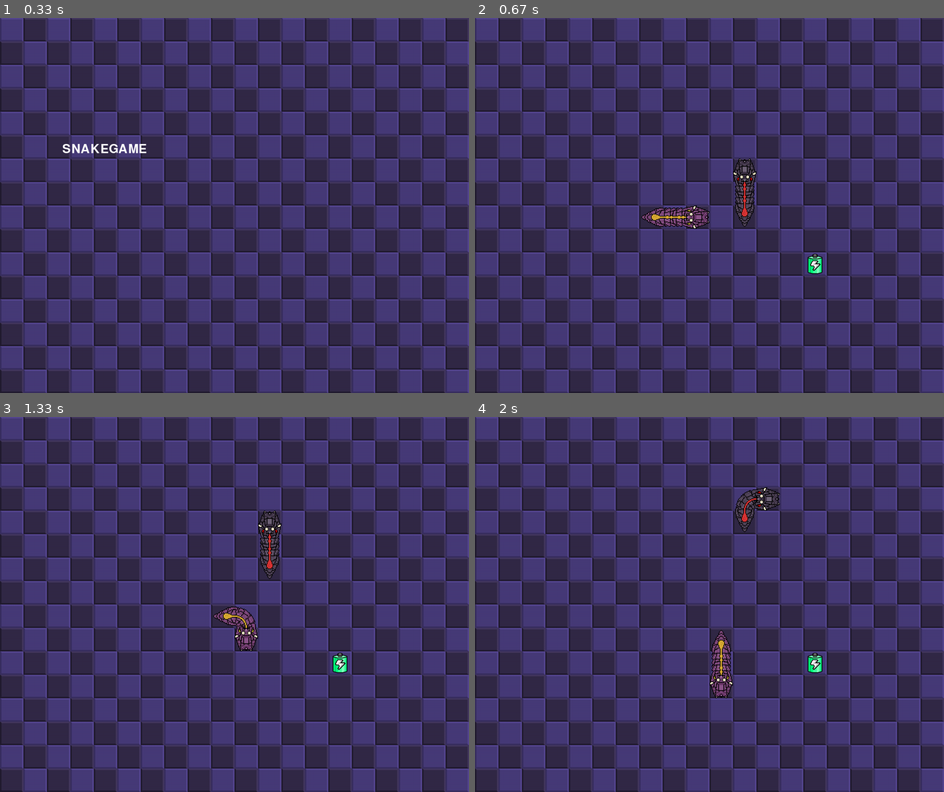
Above: before the commit, frames 1-4 (two rows, left to right).
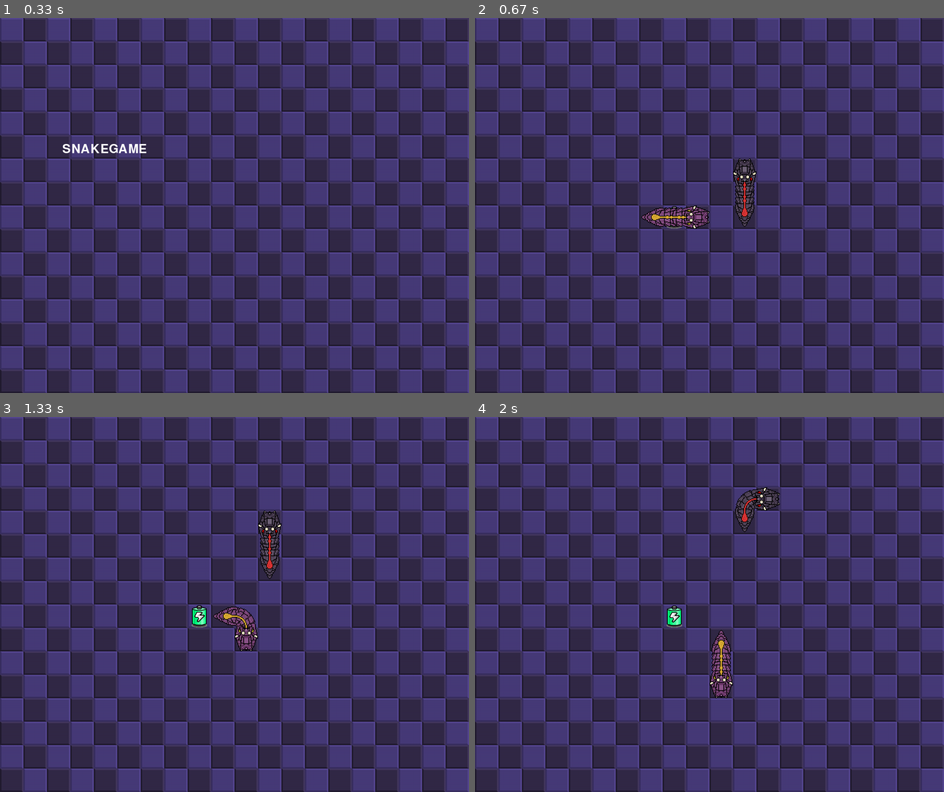
Above: after the commit, the same moments.

Repository: Nabegon/pygame
Game: pygame game, started from snake_game.py
The game is run twice, just before and just after one commit, with the same random seed, the same clock (stepped at 60 frames per second) and the same inputs.
Inputs:
- Up to frame 1 (0.33 s): no input
- Up to frame 2 (0.67 s): hold Right from 0.33 s (still down)
- Up to frame 3 (1.33 s): release Right at 0.8 s; tap S at 0.83 s
- Up to frame 4 (2 s): hold Right 1.5-1.97 s

Frame 1 is identical in both runs. In frame 2, 0.2% of the frame differs, in the area x 40-75%, y 50-69%; in frame 3, 0.3%; in frame 4, 0.3%.

Commit message:
feat: add animation for gif of food

Diff:
--- a/snake_game.py
+++ b/snake_game.py
@@ -20,6 +20,7 @@
 
 SNAKE_SPEED = 350
 
+CHANGE_ANIMATION_POINT = 250
 class Position:
     def __init__(self, x, y):
         self.x = x
@@ -33,13 +34,35 @@
 class Food:
     def __init__(self):
         self.position = Position(random.randrange(GRID_WIDTH), random.randrange(GRID_HEIGHT))
-        self.surface_food = pygame.image.load('./battery.png')
+        self.surface_0 = pygame.image.load('./battery_0.png')
+        self.surface_1 = pygame.image.load('./battery_1.png')
+        self.surface_2 = pygame.image.load('./battery_2.png')
+        self.animation_step = 0 # 0 - 3
+        self.time_delta = 0
 
     def calculate_randam_position(self):
         self.position = Position(random.randrange(GRID_WIDTH), random.randrange(GRID_HEIGHT))
 
+    def advance(self, time_delta):
+        self.time_delta += time_delta
+        if self.time_delta >= CHANGE_ANIMATION_POINT:
+            if self.animation_step == 3:
+                self.animation_step = 0
+            else:
+                self.animation_step += 1
+            self.time_delta = self.time_delta - CHANGE_ANIMATION_POINT
+
     def draw(self, window):
-        window.blit(self.surface_food, (self.position.x * TILE_SIZE, self.position.y * TILE_SIZE))
+        match self.animation_step:
+            case 0:
+                surface_food = self.surface_0
+            case 1:
+                surface_food = self.surface_1
+            case 2:
+                surface_food = self.surface_2
+            case 3:
+                surface_food = self.surface_1
+        window.blit(surface_food, (self.position.x * TILE_SIZE, self.position.y * TILE_SIZE))
 
 class BodyPart:
     def __init__(self, position, direction):
@@ -293,7 +316,7 @@
     if player_2.advance(time_delta, food, player_1) == False:
         game_winner_1 = True
         game_state = 2
-
+    food.advance(time_delta)
     # draw frame
     window.blit(window_with_background, (0, 0))
     food.draw(window)
Binary file added: battery_0.png
Binary file added: battery_1.png
Binary file added: battery_2.png
